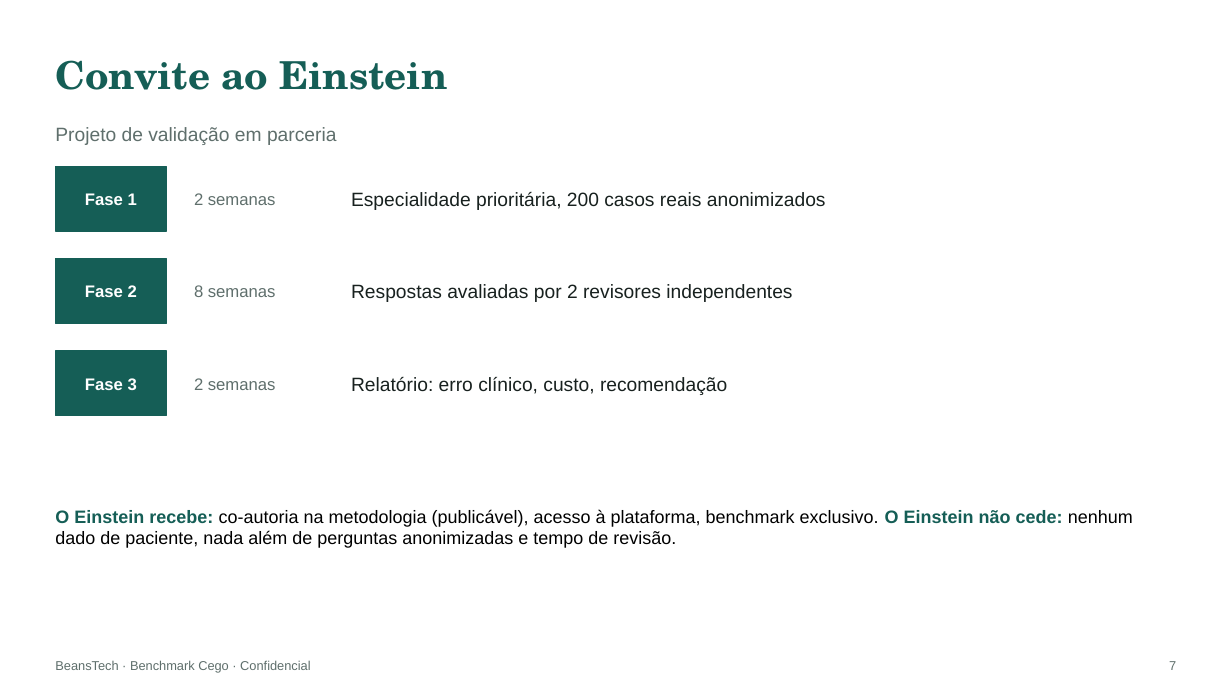
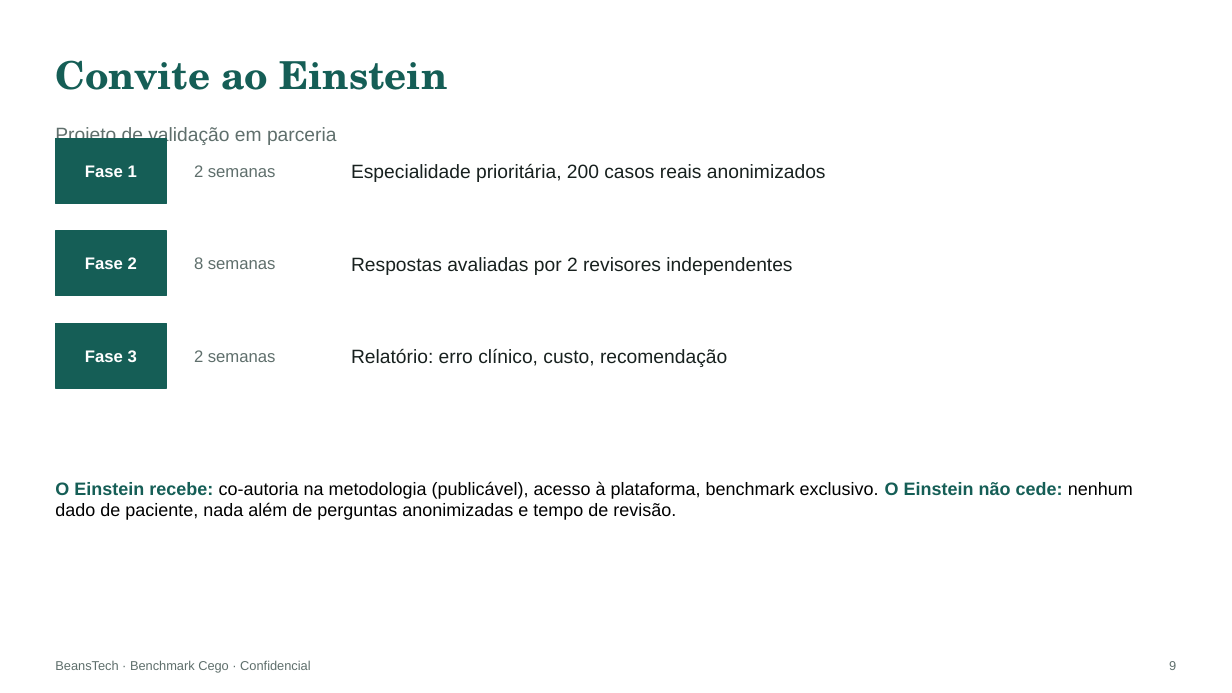
Before and after one commit to beanstechhub/healthtech-infra, a slide deck: slide 9 of apresentacoes/Benchmark_Cego_Medicos.pptx (slide 7 before the commit). Drawn at 1232x693 pixels with LibreOffice and Linux fonts; fonts in the diff are those of the drawing. Boxes give left, top, right and bottom in pixels: in the first picture for what was removed or moved away, otherwise in the second. Text is boxed around its words. In the diff, an @@ line names an element or a change of style, - is before the commit and + after.

Commit message:
Slides completos: LGPD, IA como ferramenta, Einstein 5/8 preenchidos, Qwen 5/6/8 com contexto clínico, Benchmark 10 slides

```diff
--- a/apresentacoes/Benchmark_Cego_Medicos.pptx
+++ b/apresentacoes/Benchmark_Cego_Medicos.pptx
@@ 3 texts, 1 rectangle: place and size @@
-3 texts, 1 rectangle at box(55, 166, 792, 302)
+3 texts, 1 rectangle at box(55, 139, 792, 275)
@@ 6 texts, 2 rectangles: place and size @@
-6 texts, 2 rectangles at box(55, 192, 826, 416)
+6 texts, 2 rectangles at box(55, 164, 826, 388)
@@ text "O Einstein recebe: co-autoria na ...": place and size @@
-text "O Einstein recebe: co-autoria na ..." at box(55, 509, 1133, 548)
+text "O Einstein recebe: co-autoria na ..." at box(55, 481, 1133, 520)
@@ text at box(1169, 661, 1176, 670): text changed @@
-7
+9
```
Also in this commit, not shown: 6 other slides changed, 3 slides added, 1 slide removed, 10 other files.
